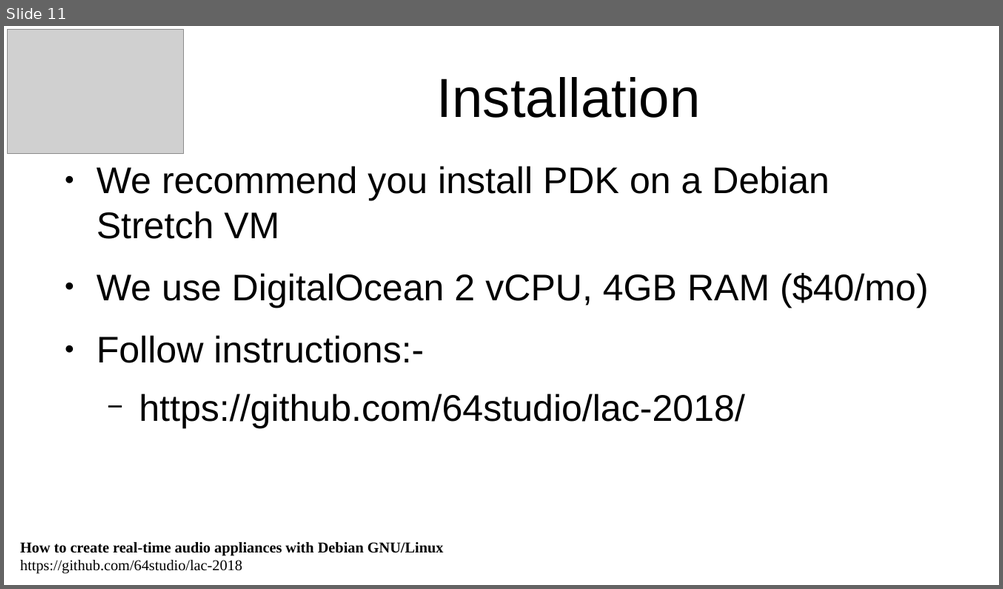
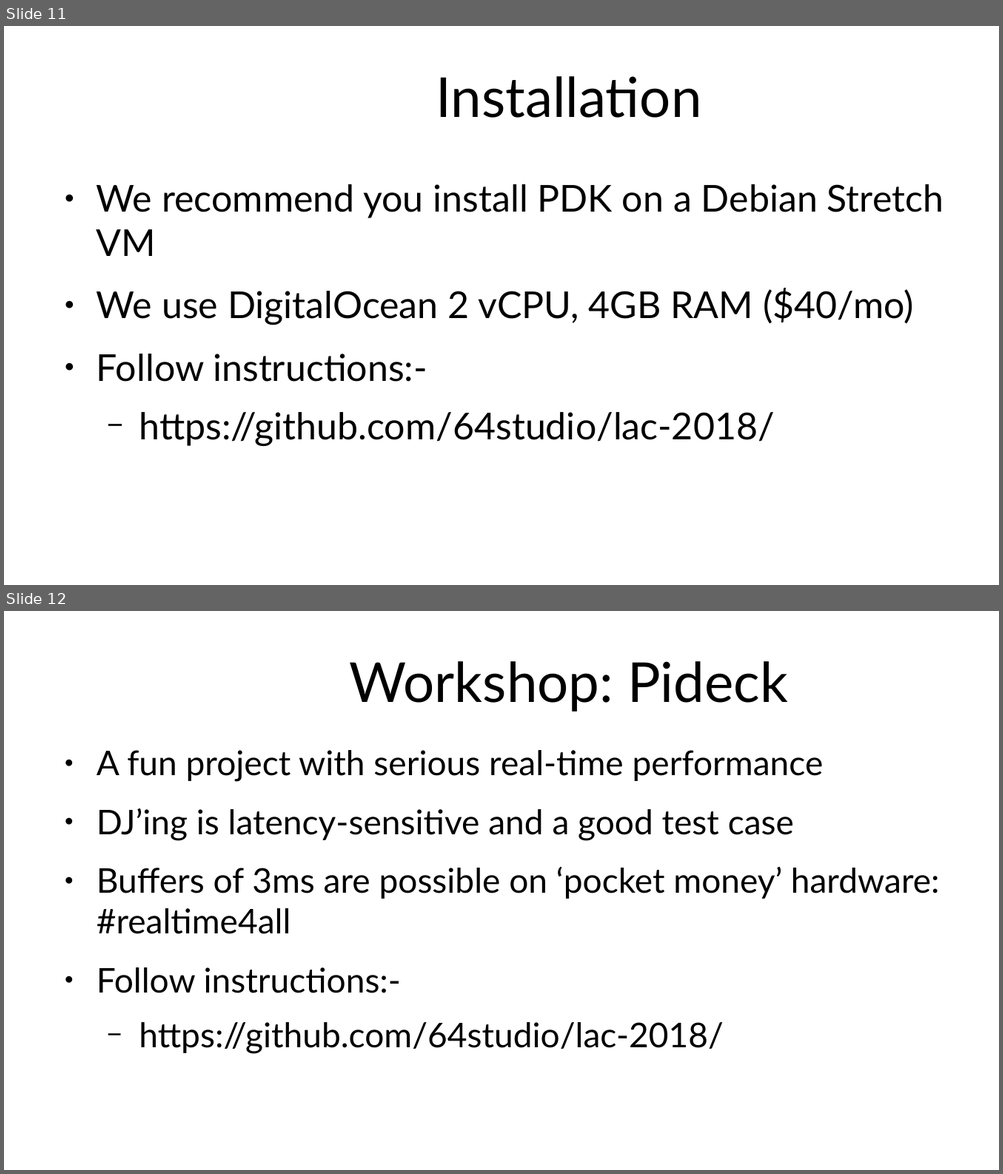
Before and after one commit to 64studio/lac-2018, a slide deck: lac_workshop_template-creating_appliances_slides.odp. Shown one above the other, each under a label of ours: slide 11 before the commit, slides 11 and 12 after it. The pictures are 1003x589 and 1003x1174 pixels, drawn with LibreOffice and Linux fonts; fonts in the diff are those of the drawing; grey boxes stand for pictures; background and template pictures are left out. Boxes give left, top, right and bottom in pixels: in the first picture for what was removed or moved away, otherwise in the second. Text is boxed around its words. In the diff, an @@ line names an element or a change of style, - is before the commit and + after.

```diff
--- a/lac_workshop_template-creating_appliances_slides.odp
+++ b/lac_workshop_template-creating_appliances_slides.odp
@@ slide 12 added at (4, 611, 999, 1170), background #FFFFFF @@
@@ title added at (350, 661, 788, 712), 44 pt, text #000000 @@
+Workshop: Pideck
@@ text added at (96, 750, 939, 1054), 27.2 pt, text #000000 @@
+● A fun project with serious real-time performance
+● DJ’ing is latency-sensitive and a good test case
+● Buffers of 3ms are possible on ‘pocket money’ hardware: #realtime4all
+● Follow instructions:-
+  − https://github.com/64studio/lac-2018/
@@ slide 11 changed as well @@
@@ picture removed at (8, 30, 184, 154) @@
@@ title "Installation" at (435, 76, 701, 118): font Arial to Lato @@
@@ text "We recommend you install PDK ..." at (96, 184, 943, 446): font Arial to Lato @@
@@ text "We recommend you install PDK ...": place and size @@
-text "We recommend you install PDK ..." at (96, 166, 928, 429)
+text "We recommend you install PDK ..." at (96, 184, 943, 446)
@@ text removed at (20, 543, 444, 574) @@
-How to create real-time audio appliances with Debian GNU/Linux
-https://github.com/64studio/lac-2018
```
Also in this commit, not shown: 11 other slides changed, 2 slides removed, 1 other file.
